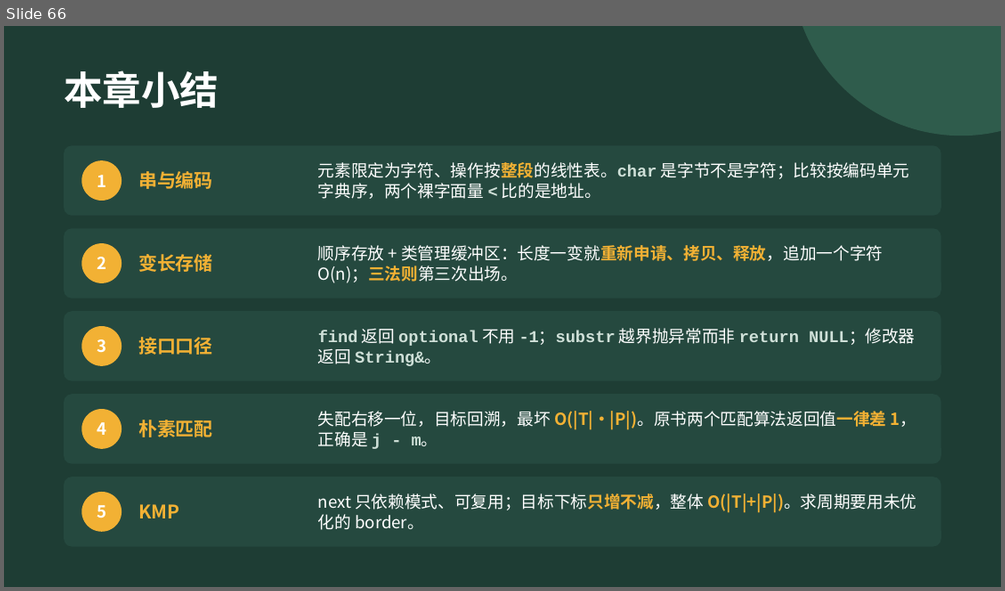
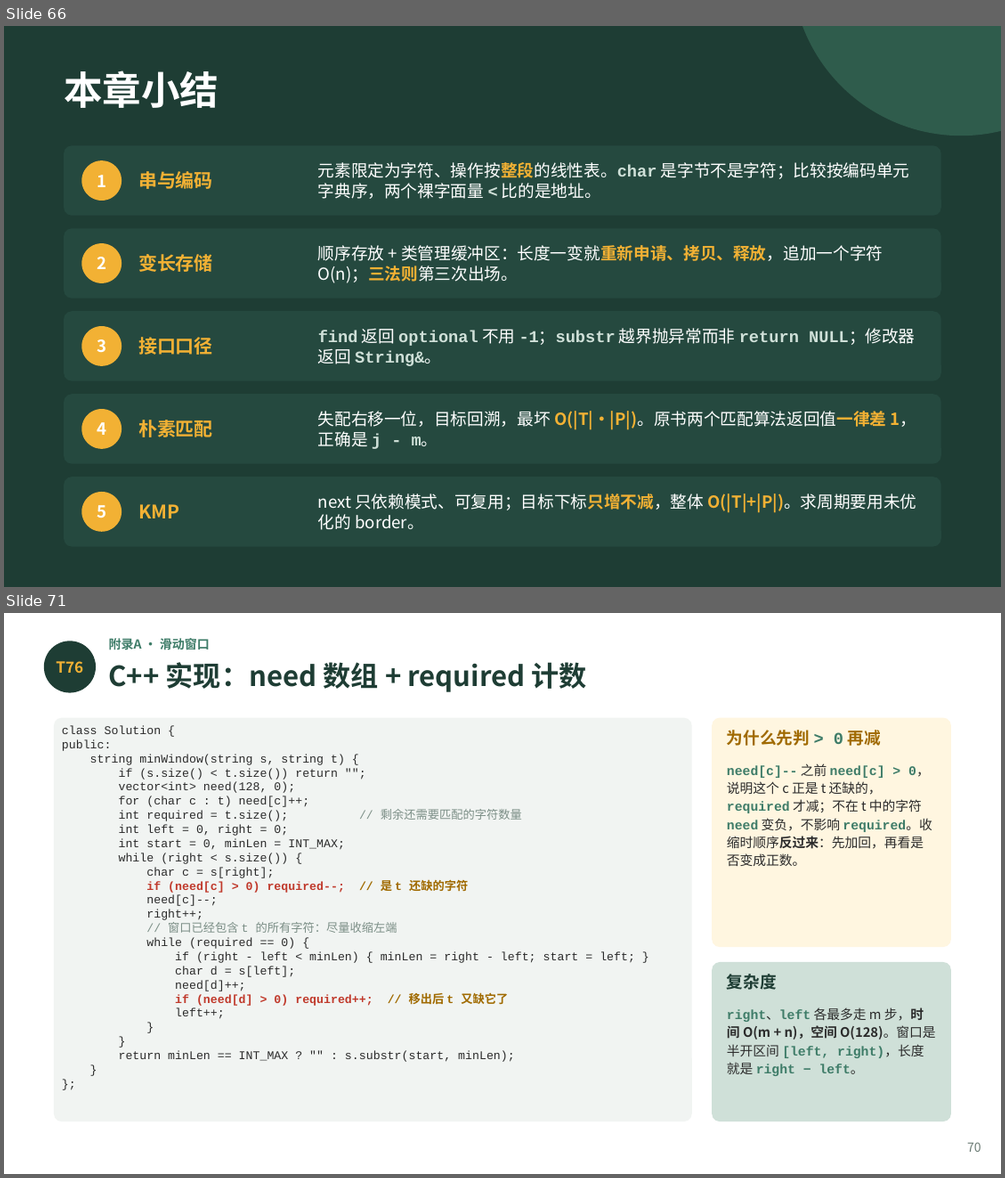
Before and after one commit to GMyhf/2026fall-cs201, a slide deck: courseware/202609_DSA_04_String.pptx. Shown one above the other, each under a label of ours: slide 66 before the commit, slides 66 and 71 after it; the slides between them are not shown. The pictures are 1005x591 and 1005x1178 pixels, drawn with LibreOffice and Linux fonts; fonts in the diff are those of the drawing. Boxes give left, top, right and bottom in pixels: in the first picture for what was removed or moved away, otherwise in the second. Text is boxed around its words. In the diff, an @@ line names an element or a change of style, - is before the commit and + after.

```diff
--- a/courseware/202609_DSA_04_String.pptx
+++ b/courseware/202609_DSA_04_String.pptx
@@ slide 71 added at box(4, 613, 1001, 1174), background #FFFFFF @@
@@ text added at box(109, 638, 210, 650), 9 pt, text #3E7C68, bold @@
+附录A · 滑动窗口
@@ ellipse added at box(44, 641, 96, 693), fill #1E3D34 @@
@@ text added at box(56, 661, 83, 673), 11 pt, text #F2B134, bold @@
+T76
@@ text added at box(109, 662, 587, 692), 20 pt, text #1E3D34, bold @@
+C++ 实现：need 数组 + required 计数
@@ rounded rectangle added at box(54, 718, 692, 1121), fill #F1F4F2 @@
@@ rounded rectangle added at box(712, 718, 951, 947), fill #FFF6E0 @@
@@ text added at box(62, 725, 635, 1062), 8.5 pt, text #2B2B2B @@
+class Solution {
+public:
+string minWindow(string s, string t) {
+if (s.size() < t.size()) return "";
+vector<int> need(128, 0);
+for (char c : t) need[c]++;
+int required = t.size(); // 剩余还需要匹配的字符数量
+int left = 0, right = 0;
+int start = 0, minLen = INT_MAX;
+while (right < s.size()) {
+char c = s[right];
+if (need[c] > 0) required--; // 是 t 还缺的字符
+need[c]--;
+right++;
+// 窗口已经包含 t 的所有字符：尽量收缩左端
+while (required == 0) {
+if (right - left < minLen) { minLen = right - left; start = left; }
+char d = s[left];
+need[d]++;
+if (need[d] > 0) required++; // 移出后 t 又缺它了
+left++;
+}
+}
+return minLen == INT_MAX ? "" : s.substr(start, minLen);
+}
+};
@@ text added at box(727, 730, 880, 746), 12 pt, text #A06A00, bold @@
+为什么先判 > 0 再减
@@ text added at box(727, 763, 931, 866), 9.5 pt, text #2B2B2B @@
+need[c]-- 之前 need[c] > 0，说明这个 c 正是 t 还缺的，required 才减；不在 t 中的字符 need 变负，不影响 required。收缩时顺序反过来：先加回，再看是否变成正数。
@@ rounded rectangle added at box(712, 962, 951, 1121), fill #CFE0D8 @@
@@ text added at box(727, 973, 777, 989), 12 pt, text #1E3D34, bold @@
+复杂度
@@ text added at box(727, 1007, 936, 1076), 9.5 pt, text #2B2B2B, bold @@
+right、left 各最多走 m 步，时间 O(m + n)，空间 O(128)。窗口是半开区间 [left, right)，长度就是 right − left。
@@ text added at box(967, 1142, 981, 1151), 9 pt, text #6B7B74 @@
+70
```
Also in this commit, not shown: 2 slides changed, 17 other slides added, 2 other files.
